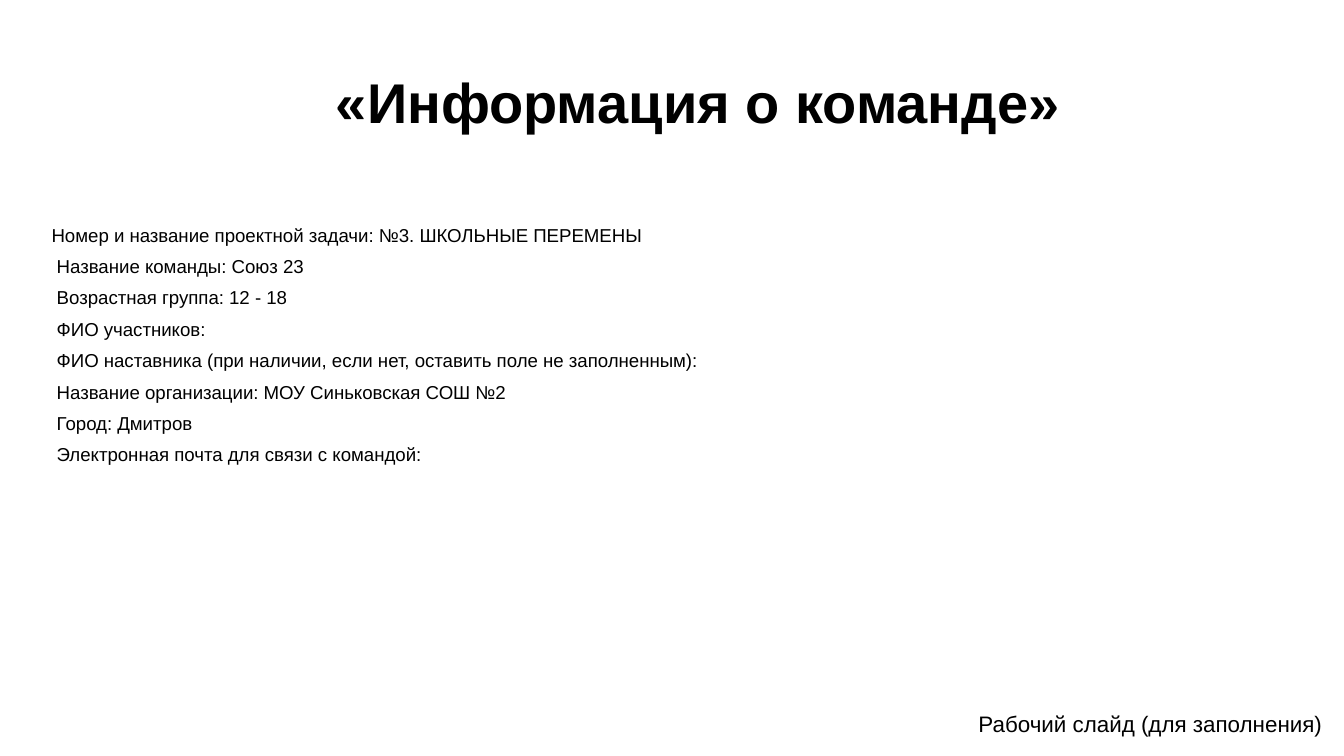
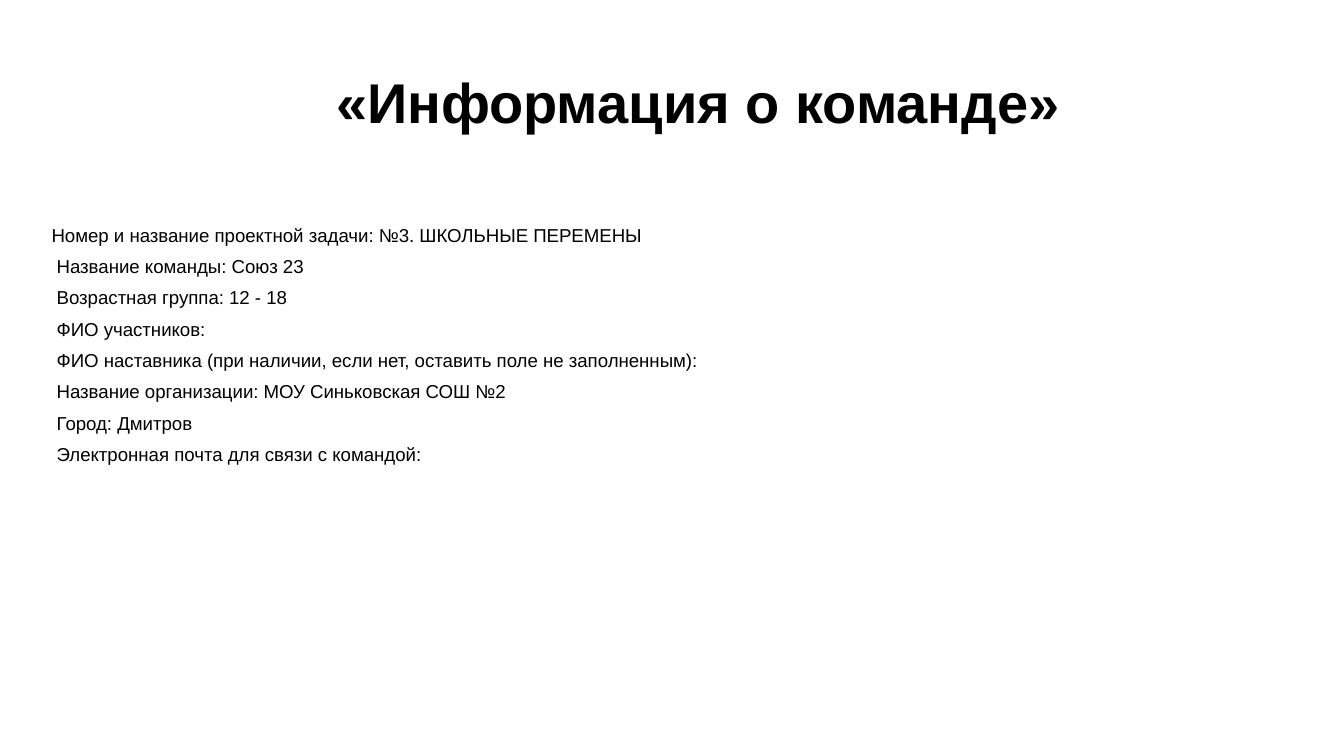
Before and after one commit to Igor20264/humorists-template, a slide deck: slide 1 of Шаблон для презентации.pptx (slide 2 before the commit). Drawn at 1344x756 pixels with LibreOffice and Linux fonts; fonts in the diff are those of the drawing; background and template pictures are left out. Boxes give left, top, right and bottom in pixels: in the first picture for what was removed or moved away, otherwise in the second. Text is boxed around its words. In the diff, an @@ line names an element or a change of style, - is before the commit and + after.

```diff
--- a/Шаблон для презентации.pptx
+++ b/Шаблон для презентации.pptx
@@ text removed at box(978, 715, 1322, 737) @@
-Рабочий слайд (для заполнения)
```
Also in this commit, not shown: 1 other slide changed, 1 slide removed, 3 other files.
